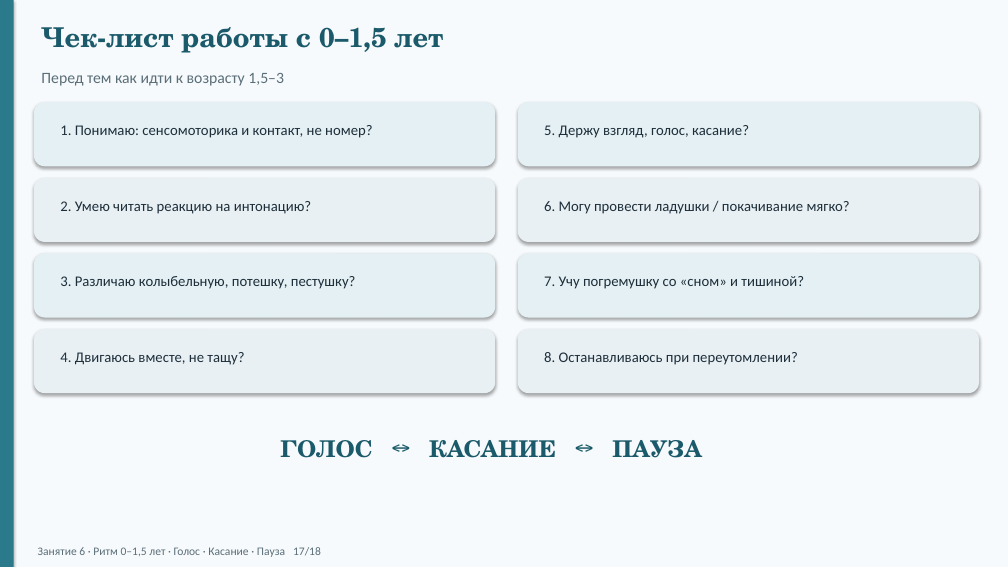
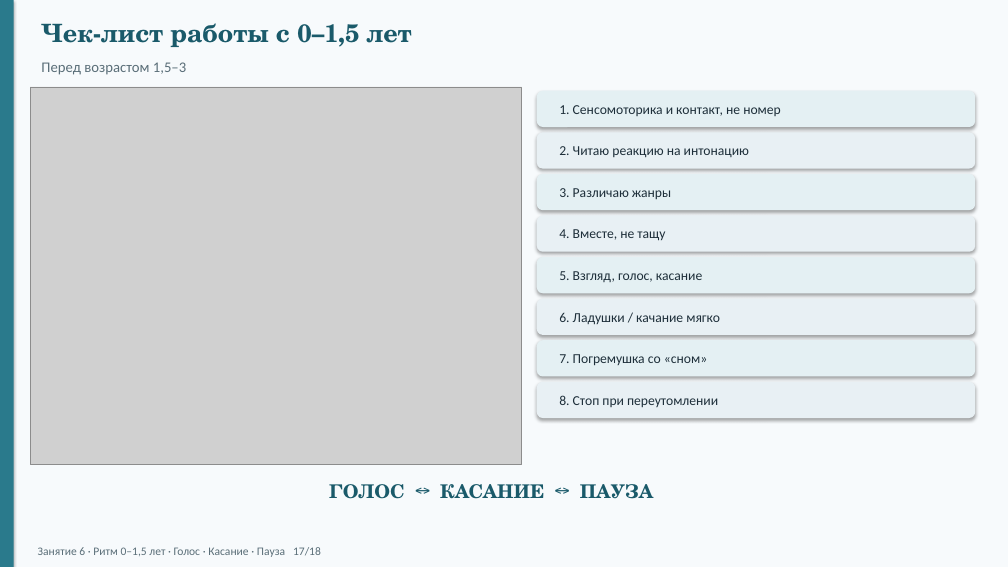
Before and after one commit to Maer-Yakov/vpn-client, a slide deck: slide 17 of docs/konspekty/zanyatie-06-prezentaciya.pptx. Drawn at 1008x567 pixels with LibreOffice and Linux fonts; fonts in the diff are those of the drawing; grey boxes stand for pictures. Boxes give left, top, right and bottom in pixels: in the first picture for what was removed or moved away, otherwise in the second. Text is boxed around its words. In the diff, an @@ line names an element or a change of style, - is before the commit and + after.

```diff
--- a/docs/konspekty/zanyatie-06-prezentaciya.pptx
+++ b/docs/konspekty/zanyatie-06-prezentaciya.pptx
@@ text "Чек-лист работы с 0–1,5 лет" at [41,23,412,47]: size 26 to 24 pt @@
@@ picture added at [30,87,522,465] @@
@@ text at [41,62,186,75]: text changed; size 15 to 14 pt @@
-Перед тем как идти к возрасту 1,5–3
+Перед возрастом 1,5–3
@@ rounded rectangle: place and size @@
-rounded rectangle at [518,102,979,166]
+rounded rectangle at [537,91,975,127]
@@ text at [559,105,781,116]: text changed; size 14 to 13 pt @@
-1. Понимаю: сенсомоторика и контакт, не номер?
+1. Сенсомоторика и контакт, не номер
@@ rounded rectangle: place and size @@
-rounded rectangle at [34,178,495,242]
+rounded rectangle at [537,132,975,169]
@@ text at [559,146,749,157]: text changed; size 14 to 13 pt @@
-2. Умею читать реакцию на интонацию?
+2. Читаю реакцию на интонацию
@@ rounded rectangle: place and size @@
-rounded rectangle at [34,102,495,166]
+rounded rectangle at [537,174,975,210]
@@ text added at [559,188,671,199], 13 pt, text #1E2F3A @@
+3. Различаю жанры
@@ rounded rectangle: place and size @@
-rounded rectangle at [518,178,979,242]
+rounded rectangle at [537,216,975,252]
@@ text at [559,229,665,241]: text changed; size 14 to 13 pt @@
-4. Двигаюсь вместе, не тащу?
+4. Вместе, не тащу
@@ rounded rectangle: place and size @@
-rounded rectangle at [518,253,979,318]
+rounded rectangle at [537,257,975,293]
@@ text removed at [60,276,356,289] @@
-3. Различаю колыбельную, потешку, пестушку?
@@ rounded rectangle: place and size @@
-rounded rectangle at [34,329,495,393]
+rounded rectangle at [537,299,975,335]
@@ text at [559,271,702,282]: text changed; size 14 to 13 pt @@
-5. Держу взгляд, голос, касание?
+5. Взгляд, голос, касание
@@ text at [559,313,720,324]: text changed; size 14 to 13 pt @@
-6. Могу провести ладушки / покачивание мягко?
+6. Ладушки / качание мягко
@@ rounded rectangle: place and size @@
-rounded rectangle at [34,253,495,318]
+rounded rectangle at [537,340,975,377]
@@ text at [559,354,707,366]: text changed; size 14 to 13 pt @@
-7. Учу погремушку со «сном» и тишиной?
+7. Погремушка со «сном»
@@ rounded rectangle: place and size @@
-rounded rectangle at [518,329,979,393]
+rounded rectangle at [537,382,975,418]
@@ text at [559,395,718,407]: text changed; size 14 to 13 pt @@
-8. Останавливаюсь при переутомлении?
+8. Стоп при переутомлении
@@ text "ГОЛОС ↔ КАСАНИЕ ↔ ПАУЗА": place and size @@
-text "ГОЛОС ↔ КАСАНИЕ ↔ ПАУЗА" at [280,440,702,458]
+text "ГОЛОС ↔ КАСАНИЕ ↔ ПАУЗА" at [329,484,654,499]
@@ text "ГОЛОС ↔ КАСАНИЕ ↔ ПАУЗА" at [329,484,654,499]: size 22 to 18 pt @@
```
Also in this commit, not shown: 17 other slides changed, 21 other files.
